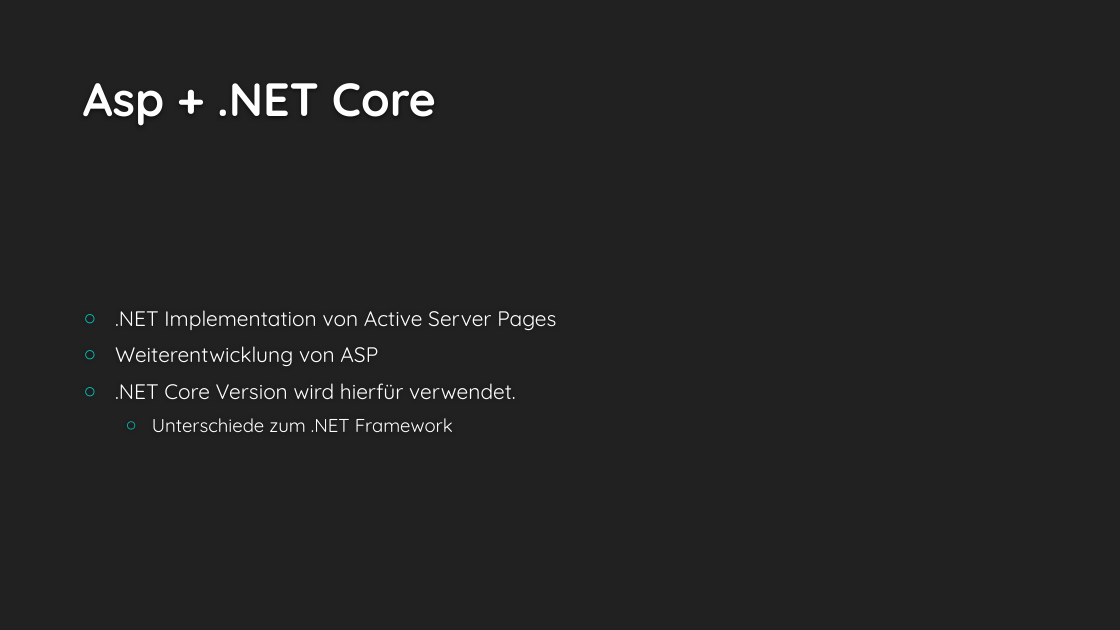
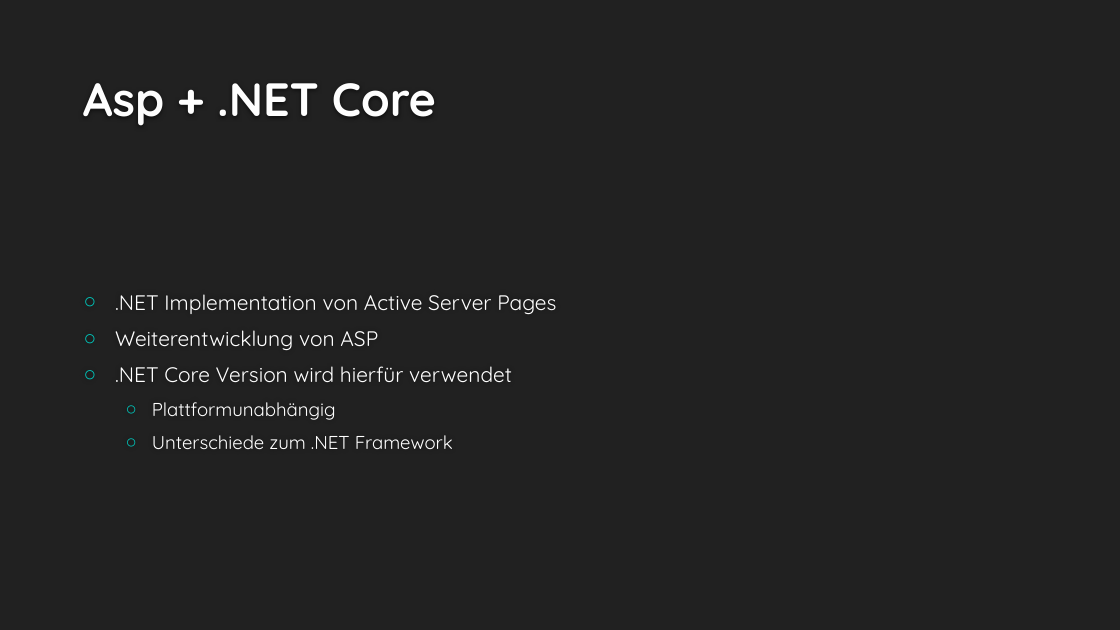
Before and after one commit to MarioCake/AS_Abgaben, a slide deck: slide 5 of Projekt/Präsentation/Cookie Clicker.pptx. Drawn at 1120x630 pixels with LibreOffice and Linux fonts; fonts in the diff are those of the drawing; background and template pictures are left out. Boxes give left, top, right and bottom in pixels: in the first picture for what was removed or moved away, otherwise in the second. Text is boxed around its words. In the diff, an @@ line names an element or a change of style, - is before the commit and + after.

Commit message:
Updated presentation

```diff
--- a/Projekt/Präsentation/Cookie Clicker.pptx
+++ b/Projekt/Präsentation/Cookie Clicker.pptx
@@ text at <box>115,366,512,420</box>: text changed @@
-○ .NET Core Version wird hierfür verwendet.
+○ .NET Core Version wird hierfür verwendet
+  ○ Plattformunabhängig
```
Also in this commit, not shown: 4 other slides changed, 12 slides added.
